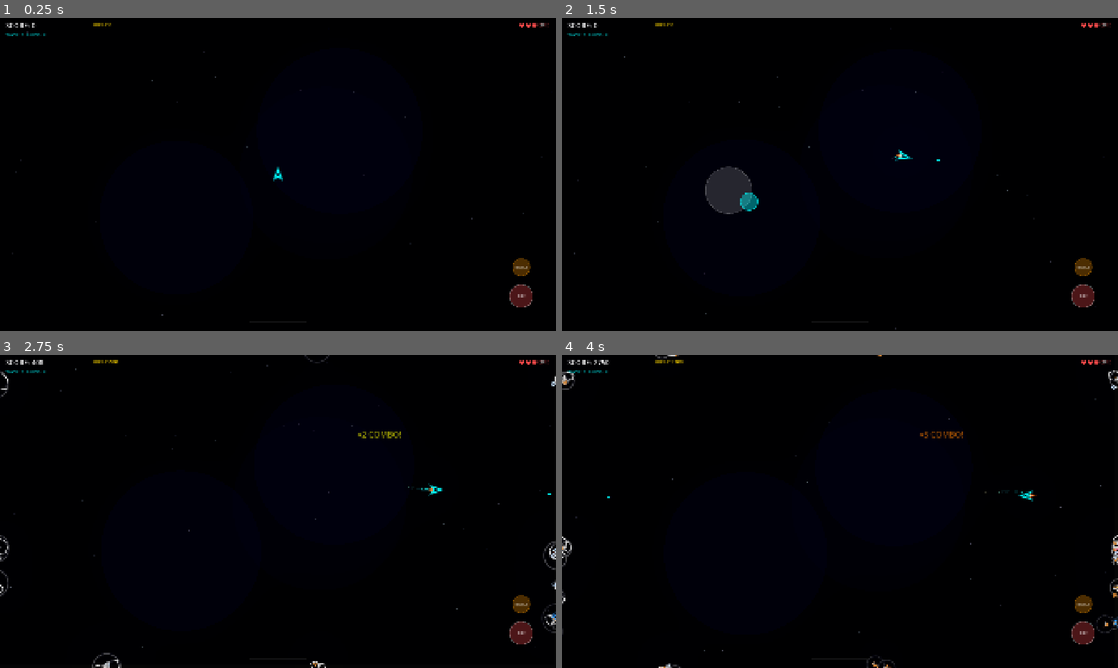
Above: before the commit, frames 1-4 (two rows, left to right).
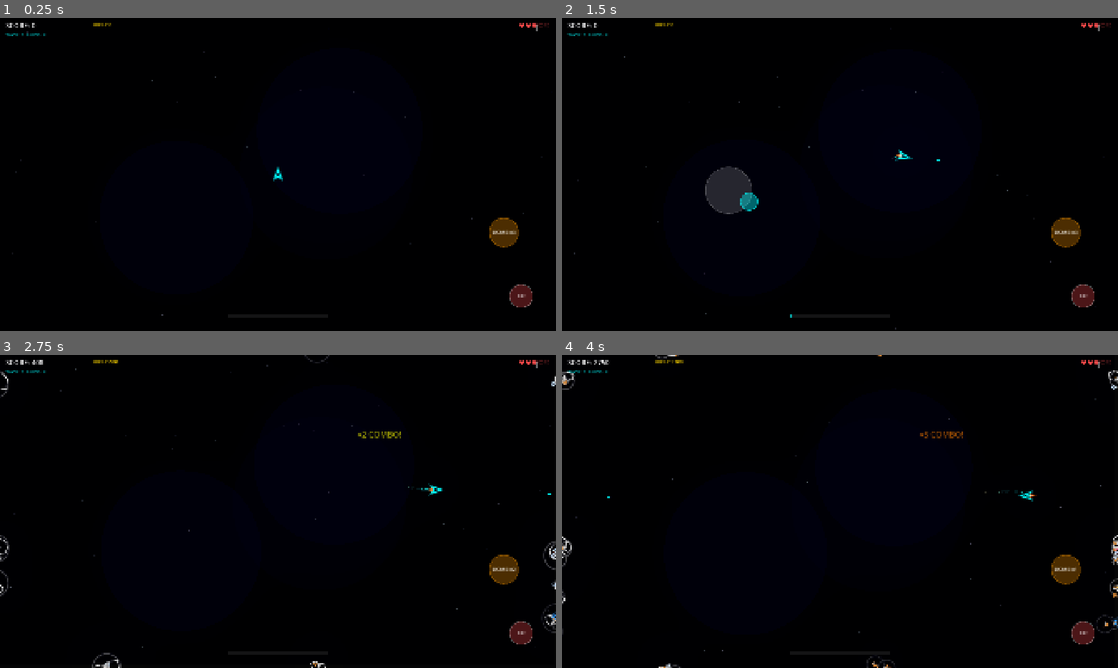
Above: after the commit, the same moments.

Repository: fognil/asteroids
Game: Godot game, scene res://scenes/game/game.tscn
The game is run twice, just before and just after one commit, with the same random seed, the same clock (stepped at 60 frames per second) and the same inputs. This scene is started directly instead of the project's main scene.
Inputs (mouse positions are in pixels of both pictures, inside the frame that each line leads up to):
- Up to frame 1 (0.25 s): no input
- Up to frame 2 (1.5 s): tap Enter at 0.5 s; move the mouse to (962, 158) at 0.52 s; hold D (rotate_right) 0.53-1.25 s; tap B (bomb) at 0.6 s; click (962, 158) at 0.67 s; tap Space (fire) at 1.25 s; drag from (728, 190) to (812, 237) at 1.27 s
- Up to frame 3 (2.75 s): move the mouse to (333, 442) at 2.02 s; hold D (rotate_right) from 2.03 s (still down); tap B (bomb) at 2.1 s
- Up to frame 4 (4 s): release D (rotate_right) at 2.75 s; drag from (812, 574) to (884, 667) at 2.77 s; move the mouse to (1006, 558) at 3.52 s; hold A (rotate_left) from 3.53 s (still down); tap B (bomb) at 3.6 s

The runs differ from the first frame. In frame 1, 0.6% of the frame differs, in the area x 88-98%, y 1-83%; in frame 2, 0.6%, in the area x 41-98%, y 1-96%; in frame 3, 0.6%; in frame 4, 0.6%.

Commit message:
fix: scale settings screen, HUD overlay, bomb button for 1080p
Settings screen:
- Panel, sliders, toggles, title all scaled with sc factor
- Touch areas scaled to match

HUD overlay (hud_draw.gd):
- Heat bar: 200→350px, height 6→10px
- Powerup circles: radius 14→22px, spacing 55→90px
- Game over: text 48→80px, buttons 120x35→200x60
- Boss HP bar: height 10→16px
- Pause button: 12→20px icon, scaled position

Bomb button:
- Radius 30→50px, position scaled, font 10→18px

Diff:
--- a/scenes/menu/settings_screen.gd
+++ b/scenes/menu/settings_screen.gd
@@ -28,20 +28,22 @@
 
 func _handle_tap(pos: Vector2) -> void:
 	var vp := get_viewport_rect().size
+	var sc := vp.y / 1080.0
 	var panel_x := vp.x * 0.15
 	var panel_w := vp.x * 0.7
+	var panel_y := 80.0 * sc
 
 	# Close button (top-right of panel)
-	if pos.x > panel_x + panel_w - 50 and pos.y < 90:
+	if pos.x > panel_x + panel_w - 80 * sc and pos.y < panel_y + 60 * sc:
 		hide_settings()
 		return
 
 	# Volume sliders — tap to adjust
 	var settings_items := ["master_volume", "music_volume", "sfx_volume"]
-	var slider_y_start: float = 130.0
-	var slider_h: float = 50.0
-	var slider_x := panel_x + 200
-	var slider_w := panel_w - 250
+	var slider_y_start := panel_y + 100 * sc
+	var slider_h := 80.0 * sc
+	var slider_x := panel_x + 320 * sc
+	var slider_w := panel_w - 400 * sc
 
 	for i in settings_items.size():
 		var y := slider_y_start + float(i) * slider_h
@@ -53,11 +55,11 @@
 
 	# Toggle options
 	var toggle_items := ["vibration", "screen_shake"]
-	var toggle_y_start := slider_y_start + settings_items.size() * slider_h + 20
+	var toggle_y_start := slider_y_start + settings_items.size() * slider_h + 30 * sc
 
 	for i in toggle_items.size():
-		var y := toggle_y_start + float(i) * 45.0
-		if pos.y > y and pos.y < y + 40:
+		var y := toggle_y_start + float(i) * 70.0 * sc
+		if pos.y > y and pos.y < y + 60 * sc:
 			var key: String = toggle_items[i]
 			GameData.settings[key] = not GameData.settings.get(key, true)
 			queue_redraw()
@@ -72,6 +74,7 @@
 		return
 
 	var vp := get_viewport_rect().size
+	var sc := vp.y / 1080.0
 	var font := ThemeDB.fallback_font
 
 	# Dim overlay
@@ -79,21 +82,25 @@
 
 	# Panel
 	var panel_x := vp.x * 0.15
-	var panel_y: float = 55.0
+	var panel_y := 80.0 * sc
 	var panel_w := vp.x * 0.7
-	var panel_h := vp.y - 110
+	var panel_h := vp.y - 160 * sc
 	draw_rect(Rect2(panel_x, panel_y, panel_w, panel_h), Color(0.05, 0.05, 0.1, 0.95))
 	var border := PackedVector2Array([
 		Vector2(panel_x, panel_y), Vector2(panel_x + panel_w, panel_y),
 		Vector2(panel_x + panel_w, panel_y + panel_h), Vector2(panel_x, panel_y + panel_h), Vector2(panel_x, panel_y)
 	])
-	draw_polyline(border, Color(0, 1, 1, 0.3), 1.5)
+	draw_polyline(border, Color(0, 1, 1, 0.3), 2.0 * sc)
 
 	# Title
-	NeonIcons.draw_gear(self, Vector2(panel_x + 30, panel_y + 22), 10.0, Color(0, 1, 1))
-	draw_string(font, Vector2(panel_x + 48, panel_y + 30), "SETTINGS", HORIZONTAL_ALIGNMENT_LEFT, -1, 22, Color(0, 1, 1))
-	# Close
-	draw_string(font, Vector2(panel_x + panel_w - 40, panel_y + 30), "✕", HORIZONTAL_ALIGNMENT_LEFT, -1, 22, Color(1, 1, 1, 0.5))
+	var title_fs := int(36 * sc)
+	NeonIcons.draw_gear(self, Vector2(panel_x + 40 * sc, panel_y + 36 * sc), 16.0 * sc, Color(0, 1, 1))
+	draw_string(font, Vector2(panel_x + 70 * sc, panel_y + 48 * sc), "SETTINGS", HORIZONTAL_ALIGNMENT_LEFT, -1, title_fs, Color(0, 1, 1))
+	# Close X
+	draw_string(font, Vector2(panel_x + panel_w - 60 * sc, panel_y + 48 * sc), "X", HORIZONTAL_ALIGNMENT_LEFT, -1, title_fs, Color(1, 1, 1, 0.5))
+
+	# Separator
+	draw_line(Vector2(panel_x + 20 * sc, panel_y + 70 * sc), Vector2(panel_x + panel_w - 20 * sc, panel_y + 70 * sc), Color(0.3, 0.3, 0.4, 0.3), 1.0)
 
 	# Volume sliders
 	var slider_items := [
@@ -101,10 +108,12 @@
 		{"key": "music_volume", "label": "Music Volume"},
 		{"key": "sfx_volume", "label": "SFX Volume"},
 	]
-	var slider_y_start: float = 130.0
-	var slider_h: float = 50.0
-	var slider_x := panel_x + 200
-	var slider_w := panel_w - 250
+	var slider_y_start := panel_y + 100 * sc
+	var slider_h := 80.0 * sc
+	var slider_x := panel_x + 320 * sc
+	var slider_w := panel_w - 400 * sc
+	var fs := int(24 * sc)
+	var fs_sm := int(20 * sc)
 
 	for i in slider_items.size():
 		var item: Dictionary = slider_items[i]
@@ -113,44 +122,47 @@
 
 		# Label
 		var label_str: String = item["label"]
-		draw_string(font, Vector2(panel_x + 20, y + 25), label_str, HORIZONTAL_ALIGNMENT_LEFT, -1, 14, Color(0.8, 0.8, 0.8))
+		draw_string(font, Vector2(panel_x + 30 * sc, y + 40 * sc), label_str, HORIZONTAL_ALIGNMENT_LEFT, -1, fs, Color(0.8, 0.8, 0.8))
 
 		# Slider track
-		draw_rect(Rect2(slider_x, y + 15, slider_w, 8), Color(0.2, 0.2, 0.2, 0.6))
+		draw_rect(Rect2(slider_x, y + 28 * sc, slider_w, 12 * sc), Color(0.2, 0.2, 0.2, 0.6))
 		# Filled
-		draw_rect(Rect2(slider_x, y + 15, slider_w * val, 8), Color(0, 1, 1, 0.6))
+		draw_rect(Rect2(slider_x, y + 28 * sc, slider_w * val, 12 * sc), Color(0, 1, 1, 0.6))
 		# Knob
-		draw_circle(Vector2(slider_x + slider_w * val, y + 19), 8, Color(0, 1, 1, 0.9))
+		draw_circle(Vector2(slider_x + slider_w * val, y + 34 * sc), 12 * sc, Color(0, 1, 1, 0.9))
 		# Value
-		draw_string(font, Vector2(slider_x + slider_w + 15, y + 25), str(int(val * 100)) + "%", HORIZONTAL_ALIGNMENT_LEFT, -1, 12, Color(0.6, 0.6, 0.6))
+		draw_string(font, Vector2(slider_x + slider_w + 25 * sc, y + 40 * sc), str(int(val * 100)) + "%", HORIZONTAL_ALIGNMENT_LEFT, -1, fs_sm, Color(0.6, 0.6, 0.6))
 
 	# Toggles
 	var toggle_items := [
 		{"key": "vibration", "label": "Vibration"},
 		{"key": "screen_shake", "label": "Screen Shake"},
 	]
-	var toggle_y_start := slider_y_start + slider_items.size() * slider_h + 30
+	var toggle_y_start := slider_y_start + slider_items.size() * slider_h + 40 * sc
 
-	draw_string(font, Vector2(panel_x + 20, toggle_y_start - 5), "──── Options ────", HORIZONTAL_ALIGNMENT_LEFT, -1, 12, Color(0.4, 0.4, 0.4))
+	draw_line(Vector2(panel_x + 20 * sc, toggle_y_start - 15 * sc), Vector2(panel_x + panel_w - 20 * sc, toggle_y_start - 15 * sc), Color(0.3, 0.3, 0.4, 0.3), 1.0)
+	draw_string(font, Vector2(panel_x + 30 * sc, toggle_y_start + 5 * sc), "Options", HORIZONTAL_ALIGNMENT_LEFT, -1, fs_sm, Color(0.4, 0.4, 0.4))
 
 	for i in toggle_items.size():
 		var item: Dictionary = toggle_items[i]
-		var y := toggle_y_start + float(i) * 45.0 + 10
+		var y := toggle_y_start + float(i) * 70.0 * sc + 25 * sc
 		var enabled: bool = GameData.settings.get(item["key"], true)
 
 		var label_str: String = item["label"]
-		draw_string(font, Vector2(panel_x + 20, y + 20), label_str, HORIZONTAL_ALIGNMENT_LEFT, -1, 14, Color(0.8, 0.8, 0.8))
+		draw_string(font, Vector2(panel_x + 30 * sc, y + 35 * sc), label_str, HORIZONTAL_ALIGNMENT_LEFT, -1, fs, Color(0.8, 0.8, 0.8))
 
 		# Toggle box
-		var toggle_x := panel_x + panel_w - 80
-		draw_rect(Rect2(toggle_x, y + 5, 50, 22), Color(0.2, 0.2, 0.2, 0.6))
+		var toggle_x := panel_x + panel_w - 130 * sc
+		var tw := 80.0 * sc
+		var th := 36.0 * sc
+		draw_rect(Rect2(toggle_x, y + 12 * sc, tw, th), Color(0.2, 0.2, 0.2, 0.6))
 		if enabled:
-			draw_rect(Rect2(toggle_x + 25, y + 5, 25, 22), Color(0, 1, 1, 0.7))
-			draw_string(font, Vector2(toggle_x + 30, y + 22), "ON", HORIZONTAL_ALIGNMENT_LEFT, -1, 10, Color(0, 1, 1))
+			draw_rect(Rect2(toggle_x + tw / 2, y + 12 * sc, tw / 2, th), Color(0, 1, 1, 0.7))
+			draw_string(font, Vector2(toggle_x + tw / 2 + 8 * sc, y + 36 * sc), "ON", HORIZONTAL_ALIGNMENT_LEFT, -1, fs_sm, Color(0, 1, 1))
 		else:
-			draw_rect(Rect2(toggle_x, y + 5, 25, 22), Color(0.4, 0.4, 0.4, 0.5))
-			draw_string(font, Vector2(toggle_x + 4, y + 22), "OFF", HORIZONTAL_ALIGNMENT_LEFT, -1, 10, Color(0.5, 0.5, 0.5))
+			draw_rect(Rect2(toggle_x, y + 12 * sc, tw / 2, th), Color(0.4, 0.4, 0.4, 0.5))
+			draw_string(font, Vector2(toggle_x + 8 * sc, y + 36 * sc), "OFF", HORIZONTAL_ALIGNMENT_LEFT, -1, fs_sm, Color(0.5, 0.5, 0.5))
 
 	# Credits
-	var credits_y := toggle_y_start + toggle_items.size() * 45 + 60
-	draw_string(font, Vector2(panel_x + 20, credits_y), "Neon Asteroids v1.0", HORIZONTAL_ALIGNMENT_LEFT, -1, 12, Color(0.3, 0.3, 0.3))
+	var credits_y := toggle_y_start + toggle_items.size() * 70 * sc + 100 * sc
+	draw_string(font, Vector2(panel_x + 30 * sc, credits_y), "Neon Asteroids v1.0", HORIZONTAL_ALIGNMENT_LEFT, -1, fs_sm, Color(0.3, 0.3, 0.3))
--- a/scenes/ui/components/bomb_button.gd
+++ b/scenes/ui/components/bomb_button.gd
@@ -1,16 +1,18 @@
 extends Control
 ## Bomb button for mobile — tap to use bomb.
 
-@export var button_radius: float = 30.0
 @export var button_color: Color = Color(1, 0.6, 0, 0.3)
 @export var active_color: Color = Color(1, 0.6, 0, 0.6)
 
 var is_pressed: bool = false
 var touch_index: int = -1
+var button_radius: float = 30.0
 
 func _ready() -> void:
 	var vp := get_viewport_rect().size
-	position = Vector2(vp.x - 120, vp.y - 220)
+	var sc := vp.y / 1080.0
+	button_radius = 50.0 * sc
+	position = Vector2(vp.x - 180 * sc, vp.y - 340 * sc)
 
 func _input(event: InputEvent) -> void:
 	if event is InputEventScreenTouch:
@@ -33,11 +35,13 @@
 	queue_redraw()
 
 func _draw() -> void:
+	var sc := get_viewport_rect().size.y / 1080.0
 	var color := active_color if is_pressed else button_color
 	draw_circle(Vector2.ZERO, button_radius, color)
-	draw_arc(Vector2.ZERO, button_radius, 0, TAU, 32, Color(1, 0.6, 0, 0.3), 2.0, true)
+	draw_arc(Vector2.ZERO, button_radius, 0, TAU, 32, Color(1, 0.6, 0, 0.3), 3.0 * sc, true)
 
 	var font := ThemeDB.fallback_font
+	var fs := int(18 * sc)
 	var text := "BOMB x%d" % GameData.bombs
-	var text_size := font.get_string_size(text, HORIZONTAL_ALIGNMENT_CENTER, -1, 10)
-	draw_string(font, Vector2(-text_size.x / 2, 5), text, HORIZONTAL_ALIGNMENT_CENTER, -1, 10, Color(1, 1, 1, 0.8))
+	var text_size := font.get_string_size(text, HORIZONTAL_ALIGNMENT_CENTER, -1, fs)
+	draw_string(font, Vector2(-text_size.x / 2, fs * 0.35), text, HORIZONTAL_ALIGNMENT_CENTER, -1, fs, Color(1, 1, 1, 0.8))
--- a/scenes/ui/hud_draw.gd
+++ b/scenes/ui/hud_draw.gd
@@ -24,10 +24,11 @@
 		_draw_game_over(vp)
 
 func _draw_heat_bar(vp: Vector2) -> void:
-	var bar_w: float = 200.0
-	var bar_h: float = 6.0
+	var sc := vp.y / 1080.0
+	var bar_w := 350.0 * sc
+	var bar_h := 10.0 * sc
 	var bar_x := (vp.x - bar_w) / 2
-	var bar_y := vp.y - 35
+	var bar_y := vp.y - 55 * sc
 
 	# Background
 	draw_rect(Rect2(bar_x, bar_y, bar_w, bar_h), Color(0.2, 0.2, 0.2, 0.4))
@@ -49,14 +50,19 @@
 	# Overheat warning
 	if heat_ratio > 0.9:
 		var font := ThemeDB.fallback_font
-		draw_string(font, Vector2(bar_x + bar_w / 2 - 30, bar_y - 4), "OVERHEAT!", HORIZONTAL_ALIGNMENT_CENTER, -1, 12, Color(1, 0.3, 0.3, 0.9))
+		var fs := int(20 * sc)
+		draw_string(font, Vector2(bar_x + bar_w / 2 - 50 * sc, bar_y - 8 * sc), "OVERHEAT!", HORIZONTAL_ALIGNMENT_CENTER, -1, fs, Color(1, 0.3, 0.3, 0.9))
 
 func _draw_active_powerups(vp: Vector2) -> void:
+	var sc := vp.y / 1080.0
 	var font := ThemeDB.fallback_font
-	var x_start: float = 20.0
-	var y_pos: float = vp.y - 70.0
-	var icon_spacing: float = 55.0
+	var x_start := 30.0 * sc
+	var y_pos := vp.y - 110.0 * sc
+	var icon_spacing := 90.0 * sc
 	var idx := 0
+	var fs := int(16 * sc)
+	var fs_sm := int(18 * sc)
+	var r := 22.0 * sc
 
 	for type in PowerupManager.active_powerups:
 		var ratio: float = PowerupManager.get_ratio(type)
@@ -64,77 +70,85 @@
 		var color: Color = config.get("color", Color.WHITE)
 
 		var x: float = x_start + idx * icon_spacing
-		var center := Vector2(x + 15, y_pos)
+		var center := Vector2(x + 25 * sc, y_pos)
 
 		# Background circle
-		draw_circle(center, 14.0, Color(color, 0.1))
-		draw_arc(center, 14.0, 0, TAU, 16, Color(color, 0.3), 1.0, true)
+		draw_circle(center, r, Color(color, 0.1))
+		draw_arc(center, r, 0, TAU, 16, Color(color, 0.3), 1.5 * sc, true)
 
 		# Timer arc (countdown)
-		draw_arc(center, 14.0, -PI / 2, -PI / 2 + TAU * ratio, 16, Color(color, 0.8), 2.5, true)
+		draw_arc(center, r, -PI / 2, -PI / 2 + TAU * ratio, 16, Color(color, 0.8), 4.0 * sc, true)
 
 		# Type label
 		var label: String = type.substr(0, 3).to_upper()
-		draw_string(font, Vector2(x + 3, y_pos + 4), label, HORIZONTAL_ALIGNMENT_CENTER, -1, 9, Color(color, 0.9))
+		draw_string(font, Vector2(x + 10 * sc, y_pos + 5 * sc), label, HORIZONTAL_ALIGNMENT_CENTER, -1, fs, Color(color, 0.9))
 
 		# Remaining seconds
 		var remaining: float = PowerupManager.get_remaining(type)
 		var time_str := str(ceili(remaining)) + "s"
-		draw_string(font, Vector2(x + 6, y_pos + 22), time_str, HORIZONTAL_ALIGNMENT_CENTER, -1, 10, Color(1, 1, 1, 0.5))
+		draw_string(font, Vector2(x + 12 * sc, y_pos + 35 * sc), time_str, HORIZONTAL_ALIGNMENT_CENTER, -1, fs_sm, Color(1, 1, 1, 0.5))
 
 		idx += 1
 
 func _draw_game_over(vp: Vector2) -> void:
+	var sc := vp.y / 1080.0
 	var font := ThemeDB.fallback_font
 
 	# Semi-transparent overlay
 	draw_rect(Rect2(0, 0, vp.x, vp.y), Color(0, 0, 0, 0.4))
 
+	var go_fs := int(80 * sc)
 	var go_text := "GAME OVER"
-	var go_size := font.get_string_size(go_text, HORIZONTAL_ALIGNMENT_CENTER, -1, 48)
-	draw_string(font, Vector2((vp.x - go_size.x) / 2, vp.y * 0.33), go_text, HORIZONTAL_ALIGNMENT_CENTER, -1, 48, Color(1, 0.3, 0.3))
-
+	var go_size := font.get_string_size(go_text, HORIZONTAL_ALIGNMENT_CENTER, -1, go_fs)
+	draw_string(font, Vector2((vp.x - go_size.x) / 2, vp.y * 0.33), go_text, HORIZONTAL_ALIGNMENT_CENTER, -1, go_fs, Color(1, 0.3, 0.3))
+
+	var fs := int(36 * sc)
 	var score_text := "SCORE: " + str(GameData.score) + "  |  WAVE: " + str(GameData.wave)
-	var score_size := font.get_string_size(score_text, HORIZONTAL_ALIGNMENT_CENTER, -1, 20)
-	draw_string(font, Vector2((vp.x - score_size.x) / 2, vp.y * 0.40), score_text, HORIZONTAL_ALIGNMENT_CENTER, -1, 20, Color(1, 1, 1, 0.8))
+	var score_size := font.get_string_size(score_text, HORIZONTAL_ALIGNMENT_CENTER, -1, fs)
+	draw_string(font, Vector2((vp.x - score_size.x) / 2, vp.y * 0.40), score_text, HORIZONTAL_ALIGNMENT_CENTER, -1, fs, Color(1, 1, 1, 0.8))
 
 	# Coins earned
+	var fs_sm := int(24 * sc)
 	var coins_text := "+" + str(GameData.coins) + " coins earned"
-	var cs := font.get_string_size(coins_text, HORIZONTAL_ALIGNMENT_CENTER, -1, 14)
-	NeonIcons.draw_coin(self, Vector2((vp.x - cs.x) / 2 - 14, vp.y * 0.45 - 5), 5.0)
-	draw_string(font, Vector2((vp.x - cs.x) / 2, vp.y * 0.45), coins_text, HORIZONTAL_ALIGNMENT_CENTER, -1, 14, Color(1, 0.85, 0.2, 0.7))
+	var cs := font.get_string_size(coins_text, HORIZONTAL_ALIGNMENT_CENTER, -1, fs_sm)
+	NeonIcons.draw_coin(self, Vector2((vp.x - cs.x) / 2 - 22 * sc, vp.y * 0.45 - 8 * sc), 8.0 * sc)
+	draw_string(font, Vector2((vp.x - cs.x) / 2, vp.y * 0.45), coins_text, HORIZONTAL_ALIGNMENT_CENTER, -1, fs_sm, Color(1, 0.85, 0.2, 0.7))
 
 	# Ad buttons
+	var btn_w := 200.0 * sc
+	var btn_h := 60.0 * sc
+
 	if AdManager.can_show_ad("revive"):
-		var rv_x := vp.x / 2 - 130
+		var rv_x := vp.x / 2 - btn_w - 10 * sc
 		var rv_y := vp.y * 0.52
-		draw_rect(Rect2(rv_x, rv_y, 120, 35), Color(0, 0.15, 0, 0.6))
-		draw_rect(Rect2(rv_x, rv_y, 120, 35), Color(0, 1, 0.5, 0.4), false, 1.0)
-		NeonIcons.draw_tv(self, Vector2(rv_x + 15, rv_y + 17), 8.0, Color(0, 1, 0.5))
-		draw_string(font, Vector2(rv_x + 30, rv_y + 23), "Revive", HORIZONTAL_ALIGNMENT_LEFT, -1, 13, Color(0, 1, 0.5))
+		draw_rect(Rect2(rv_x, rv_y, btn_w, btn_h), Color(0, 0.15, 0, 0.6))
+		draw_rect(Rect2(rv_x, rv_y, btn_w, btn_h), Color(0, 1, 0.5, 0.4), false, 2.0 * sc)
+		NeonIcons.draw_tv(self, Vector2(rv_x + 25 * sc, rv_y + btn_h / 2), 12.0 * sc, Color(0, 1, 0.5))
+		draw_string(font, Vector2(rv_x + 50 * sc, rv_y + btn_h / 2 + fs_sm * 0.35), "Revive", HORIZONTAL_ALIGNMENT_LEFT, -1, fs_sm, Color(0, 1, 0.5))
 
 	if AdManager.can_show_ad("double_coins"):
-		var dc_x := vp.x / 2 + 10
+		var dc_x := vp.x / 2 + 10 * sc
 		var dc_y := vp.y * 0.52
-		draw_rect(Rect2(dc_x, dc_y, 120, 35), Color(0.15, 0.1, 0, 0.6))
-		draw_rect(Rect2(dc_x, dc_y, 120, 35), Color(1, 0.85, 0.2, 0.4), false, 1.0)
-		NeonIcons.draw_tv(self, Vector2(dc_x + 15, dc_y + 17), 8.0, Color(1, 0.85, 0.2))
-		draw_string(font, Vector2(dc_x + 30, dc_y + 23), "x2 Coins", HORIZONTAL_ALIGNMENT_LEFT, -1, 13, Color(1, 0.85, 0.2))
-
+		draw_rect(Rect2(dc_x, dc_y, btn_w, btn_h), Color(0.15, 0.1, 0, 0.6))
+		draw_rect(Rect2(dc_x, dc_y, btn_w, btn_h), Color(1, 0.85, 0.2, 0.4), false, 2.0 * sc)
+		NeonIcons.draw_tv(self, Vector2(dc_x + 25 * sc, dc_y + btn_h / 2), 12.0 * sc, Color(1, 0.85, 0.2))
+		draw_string(font, Vector2(dc_x + 50 * sc, dc_y + btn_h / 2 + fs_sm * 0.35), "x2 Coins", HORIZONTAL_ALIGNMENT_LEFT, -1, fs_sm, Color(1, 0.85, 0.2))
+
+	var restart_fs := int(28 * sc)
 	var restart_text := "Tap to Restart"
-	var rs_size := font.get_string_size(restart_text, HORIZONTAL_ALIGNMENT_CENTER, -1, 16)
-	draw_string(font, Vector2((vp.x - rs_size.x) / 2, vp.y * 0.62), restart_text, HORIZONTAL_ALIGNMENT_CENTER, -1, 16, Color(1, 1, 1, 0.4 + 0.4 * abs(sin(Time.get_ticks_msec() * 0.003))))
+	var rs_size := font.get_string_size(restart_text, HORIZONTAL_ALIGNMENT_CENTER, -1, restart_fs)
+	draw_string(font, Vector2((vp.x - rs_size.x) / 2, vp.y * 0.62), restart_text, HORIZONTAL_ALIGNMENT_CENTER, -1, restart_fs, Color(1, 1, 1, 0.4 + 0.4 * abs(sin(Time.get_ticks_msec() * 0.003))))
 
 func _draw_pause_button(vp: Vector2) -> void:
-	var font := ThemeDB.fallback_font
+	var sc := vp.y / 1080.0
 	if GameData.lives <= 0:
 		return
-	# Pause icon top-right (drawn with NeonIcons)
-	var px := vp.x - 45
-	var py: float = 22.0
-	NeonIcons.draw_pause(self, Vector2(px, py), 12.0, Color(0.8, 0.8, 0.8, 0.5))
+	var px := vp.x - 70 * sc
+	var py := 35.0 * sc
+	NeonIcons.draw_pause(self, Vector2(px, py), 20.0 * sc, Color(0.8, 0.8, 0.8, 0.5))
 
 func _draw_boss_hp(vp: Vector2) -> void:
+	var sc := vp.y / 1080.0
 	var boss := get_tree().get_first_node_in_group("boss")
 	if boss == null or not is_instance_valid(boss):
 		return
@@ -148,20 +162,23 @@
 
 	var bar_w := vp.x * 0.4
 	var bar_x := (vp.x - bar_w) / 2
-	var bar_y: float = 15.0
+	var bar_y := 20.0 * sc
+	var bar_h := 16.0 * sc
 
 	# Background
-	draw_rect(Rect2(bar_x, bar_y, bar_w, 10), Color(0.15, 0.15, 0.15, 0.6))
+	draw_rect(Rect2(bar_x, bar_y, bar_w, bar_h), Color(0.15, 0.15, 0.15, 0.6))
 	# HP fill
 	var hp_col := Color(1, 0.2, 0.2) if ratio < 0.3 else (Color(1, 0.8, 0) if ratio < 0.6 else Color(0, 1, 0.5))
-	draw_rect(Rect2(bar_x, bar_y, bar_w * ratio, 10), Color(hp_col, 0.7))
+	draw_rect(Rect2(bar_x, bar_y, bar_w * ratio, bar_h), Color(hp_col, 0.7))
 	# Border
-	draw_rect(Rect2(bar_x, bar_y, bar_w, 10), Color(1, 1, 1, 0.2), false, 1.0)
+	draw_rect(Rect2(bar_x, bar_y, bar_w, bar_h), Color(1, 1, 1, 0.2), false, 1.5 * sc)
 	# HP text
-	draw_string(font, Vector2(bar_x + bar_w / 2 - 20, bar_y + 9), str(hp_val) + "/" + str(max_hp_val), HORIZONTAL_ALIGNMENT_CENTER, -1, 9, Color(1, 1, 1, 0.6))
+	var hp_fs := int(16 * sc)
+	draw_string(font, Vector2(bar_x + bar_w / 2 - 30 * sc, bar_y + bar_h - 2 * sc), str(hp_val) + "/" + str(max_hp_val), HORIZONTAL_ALIGNMENT_CENTER, -1, hp_fs, Color(1, 1, 1, 0.6))
 
 func _input(event: InputEvent) -> void:
 	var vp := get_viewport_rect().size
+	var sc := vp.y / 1080.0
 	var pos := Vector2.ZERO
 	if event is InputEventScreenTouch and event.pressed:
 		pos = event.position
@@ -171,7 +188,7 @@
 		return
 
 	# Pause button (top-right)
-	if GameData.lives > 0 and pos.x > vp.x - 65 and pos.y < 45:
+	if GameData.lives > 0 and pos.x > vp.x - 100 * sc and pos.y < 70 * sc:
 		var pause_node := get_tree().root.find_child("PauseScreen", true, false)
 		if pause_node and pause_node.has_method("toggle_pause"):
 			pause_node.toggle_pause()
@@ -179,13 +196,15 @@
 
 	# Game over ad buttons
 	if GameData.lives <= 0:
+		var btn_w := 200.0 * sc
+		var btn_h := 60.0 * sc
 		if AdManager.can_show_ad("revive"):
-			var rv_rect := Rect2(vp.x / 2 - 130, vp.y * 0.52, 120, 35)
+			var rv_rect := Rect2(vp.x / 2 - btn_w - 10 * sc, vp.y * 0.52, btn_w, btn_h)
 			if rv_rect.has_point(pos):
 				AdManager.show_ad("revive")
 				return
 		if AdManager.can_show_ad("double_coins"):
-			var dc_rect := Rect2(vp.x / 2 + 10, vp.y * 0.52, 120, 35)
+			var dc_rect := Rect2(vp.x / 2 + 10 * sc, vp.y * 0.52, btn_w, btn_h)
 			if dc_rect.has_point(pos):
 				AdManager.show_ad("double_coins")
 				return
